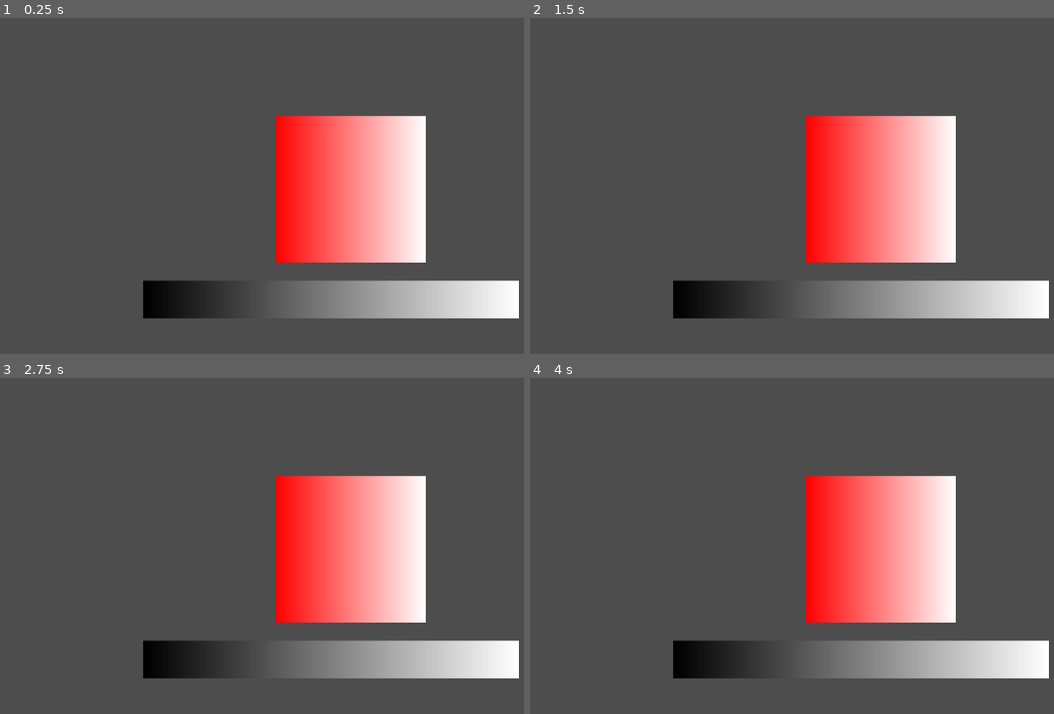
Above: before the commit, frames 1-4 (two rows, left to right).
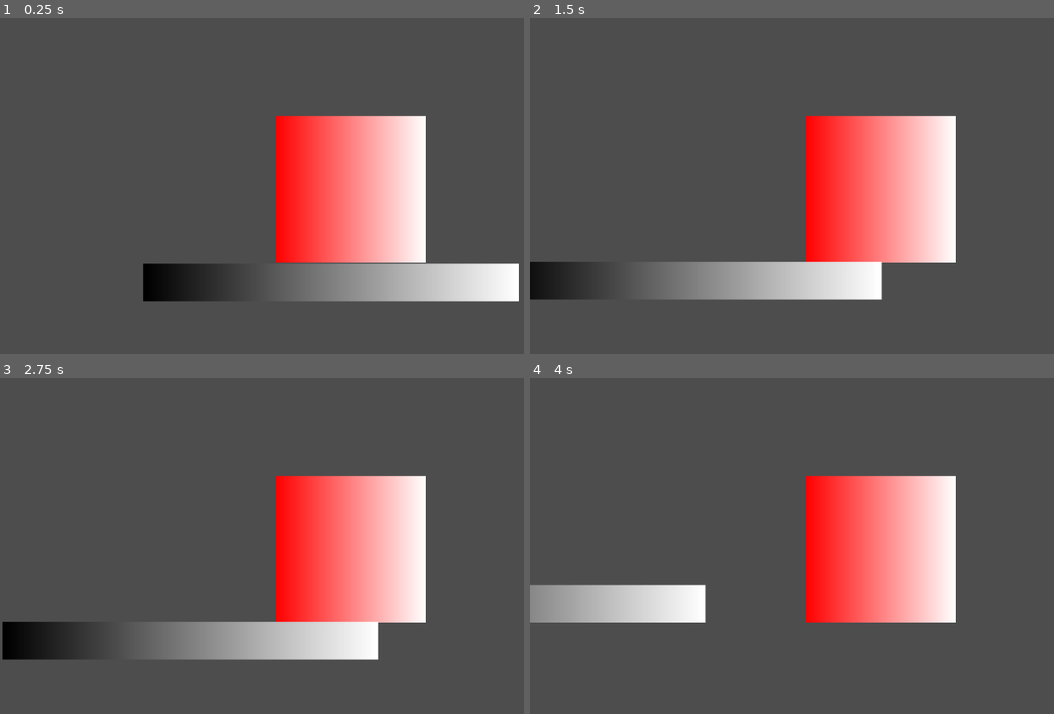
Above: after the commit, the same moments.

Repository: Izzy-Irvine/speed-jam-8-2024
Game: Godot game, scene res://scenes/level/Level.tscn
Same seed, same stepped clock (60 frames per second), same inputs: the game is played once before the commit and once after it.
Inputs:
- Up to frame 1 (0.25 s): no input
- Up to frame 2 (1.5 s): tap Enter (ui_accept) at 0.5, 0.77 s; hold Right (ui_right) from 0.53 s (still down)
- Up to frame 3 (2.75 s): tap Enter (ui_accept) at 1.52 s; release Right (ui_right) at 2.03 s; hold Left (ui_left) from 2.03 s (still down)
- Up to frame 4 (4 s): release Left (ui_left) at 2.78 s; hold Right (ui_right) from 2.78 s (still down); tap Enter (ui_accept) at 3.02, 3.77 s

The runs differ from the first frame. In frame 1, 6.0% of the frame differs, in the area x 27-100%, y 73-90%; in frame 2, 11%; in frame 3, 11%, in the area x 0-100%, y 72-90%; in frame 4, 10%.
Error before the commit: Parse Error: Used space character for indentation instead of tab as used before in the file. (res://scenes/player/player.gd:27)

Commit message:
added undo

Diff:
--- a/speed-jam-8/scenes/level/level.gd
+++ b/speed-jam-8/scenes/level/level.gd
@@ -11,16 +11,15 @@
 	pass
 
 func _physics_process(delta: float) -> void:
-	if Input.is_action_pressed("ui_undo"):
+	if Input.is_action_pressed("ui_undo") and len(undo_stack):
 		set_state(undo_stack.pop_back())
 	else:
 		undo_stack.append(get_state())
 
 func get_state() -> Dictionary:
 	return {
-		#"Player": $Player.get_state() # Waiting for player to implement
+		"Player": $Player.get_state() # Waiting for player to implement
 	}
 
 func set_state(state: Dictionary):
-	pass
-	#$Player.set_state(state["Player"])
+	$Player.set_state(state["Player"])
--- a/speed-jam-8/scenes/player/player.gd
+++ b/speed-jam-8/scenes/player/player.gd
@@ -25,11 +25,11 @@
 	move_and_slide()
 
 func get_state():
-    return {
-        "transform": transform,
-        "velocity": velocity
-    }
+	return {
+		"transform": transform,
+		"velocity": velocity
+	}
 
 func set_state(state: Dictionary):
-    transform = state["transform"]
-    velocity = state["velocity"]
+	transform = state["transform"]
+	velocity = state["velocity"]
